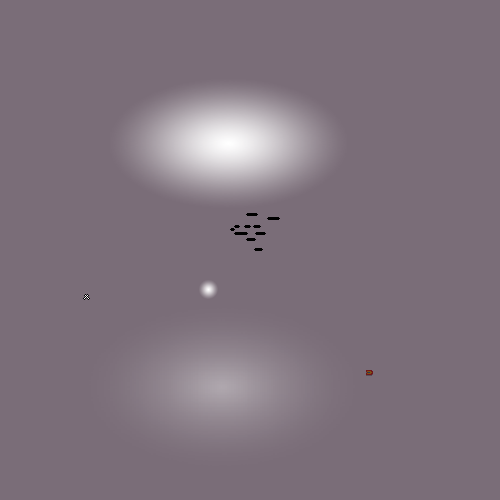
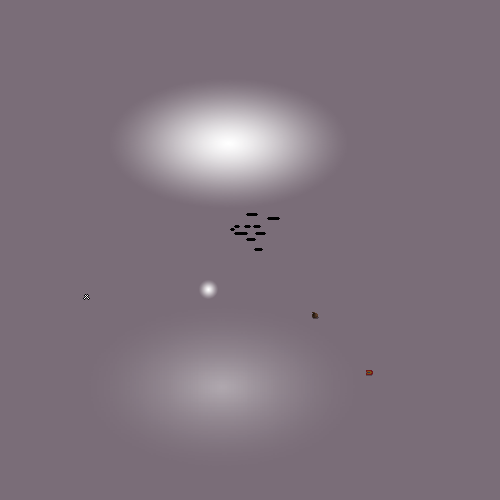
Before/after of a 500px x 500px layered artwork. What changed in the layer stack:
added layer "Sack.png" above "LightningLight.png" over [312, 312, 319, 319]
